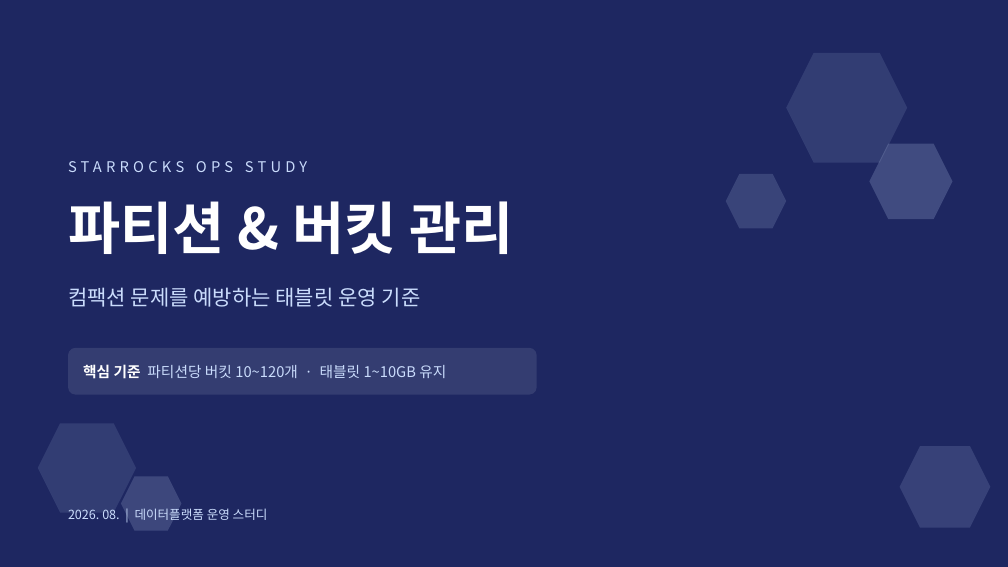
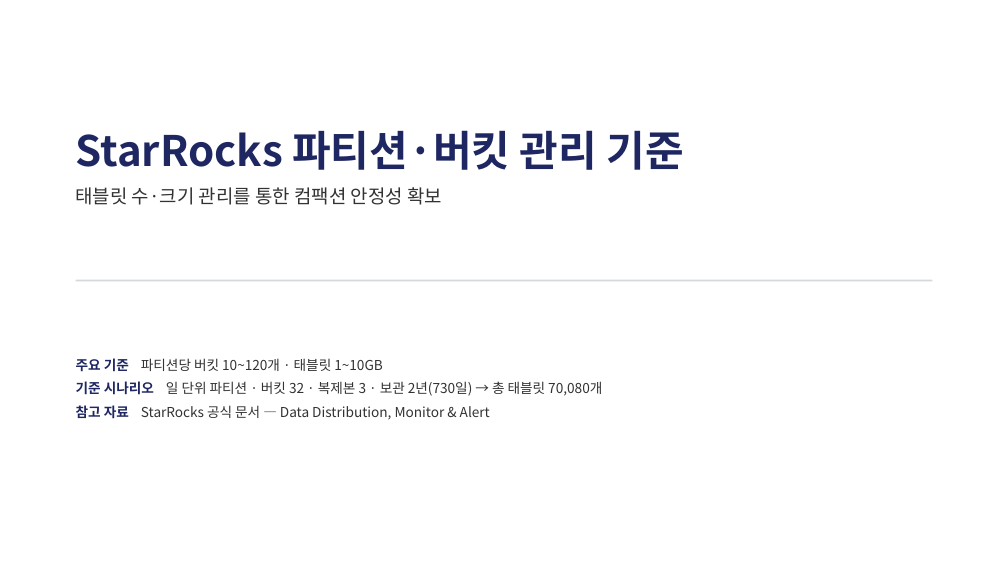
Before and after one commit to jungho-shin/my-react-app, a slide deck: slide 1 of etc/StarRocks/StarRocks_파티션_버킷_관리_발표자료.pptx. Drawn at 1008x567 pixels with LibreOffice and Linux fonts; fonts in the diff are those of the drawing. Boxes give left, top, right and bottom in pixels: in the first picture for what was removed or moved away, otherwise in the second. Text is boxed around its words. In the diff, an @@ line names an element or a change of style, - is before the commit and + after.

Commit message:
StarRocks 자료

```diff
--- a/etc/StarRocks/StarRocks_파티션_버킷_관리_발표자료.pptx
+++ b/etc/StarRocks/StarRocks_파티션_버킷_관리_발표자료.pptx
@@ background #1E2761 to #FFFFFF @@
@@ hexagon removed at (786, 53, 907, 163) @@
@@ text at (76, 130, 683, 205): text changed; size 54 to 18 pt; text colour #FFFFFF to #333333; bold off @@
-파티션 & 버킷 관리
+StarRocks 파티션·버킷 관리 기준
+태블릿 수·크기 관리를 통한 컴팩션 안정성 확보
@@ text "StarRocks 파티션·버킷 관리 기준" at (76, 130, 683, 205): vertical alignment middle to top @@
@@ hexagon removed at (870, 144, 953, 219) @@
@@ text removed at (68, 161, 307, 172) @@
-STARROCKS OPS STUDY
@@ hexagon removed at (726, 174, 786, 228) @@
@@ text removed at (68, 287, 421, 307) @@
-컴팩션 문제를 예방하는 태블릿 운영 기준
@@ rectangle added at (76, 280, 932, 281), fill #D5D8DC @@
@@ rounded rectangle removed at (68, 348, 537, 395) @@
@@ text added at (76, 358, 602, 420), 13 pt, text #333333 @@
+주요 기준 파티션당 버킷 10~120개 · 태블릿 1~10GB
+기준 시나리오 일 단위 파티션 · 버킷 32 · 복제본 3 · 보관 2년(730일) → 총 태블릿 70,080개
+참고 자료 StarRocks 공식 문서 — Data Distribution, Monitor & Alert
@@ text removed at (83, 364, 446, 379) @@
-핵심 기준 파티션당 버킷 10~120개 · 태블릿 1~10GB 유지
@@ hexagon removed at (38, 423, 136, 513) @@
@@ hexagon removed at (900, 446, 991, 528) @@
@@ hexagon removed at (121, 476, 181, 531) @@
@@ text removed at (68, 508, 268, 520) @@
-2026. 08. | 데이터플랫폼 운영 스터디
```
Also in this commit, not shown: 8 other slides changed, 5 slides added.
